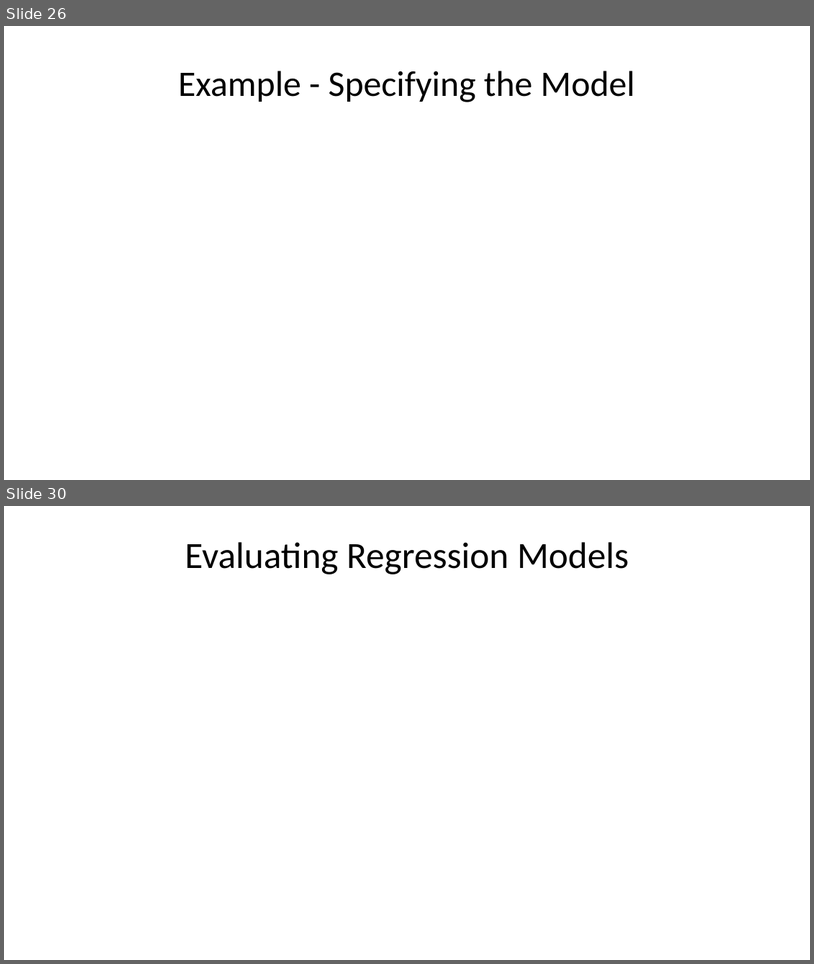
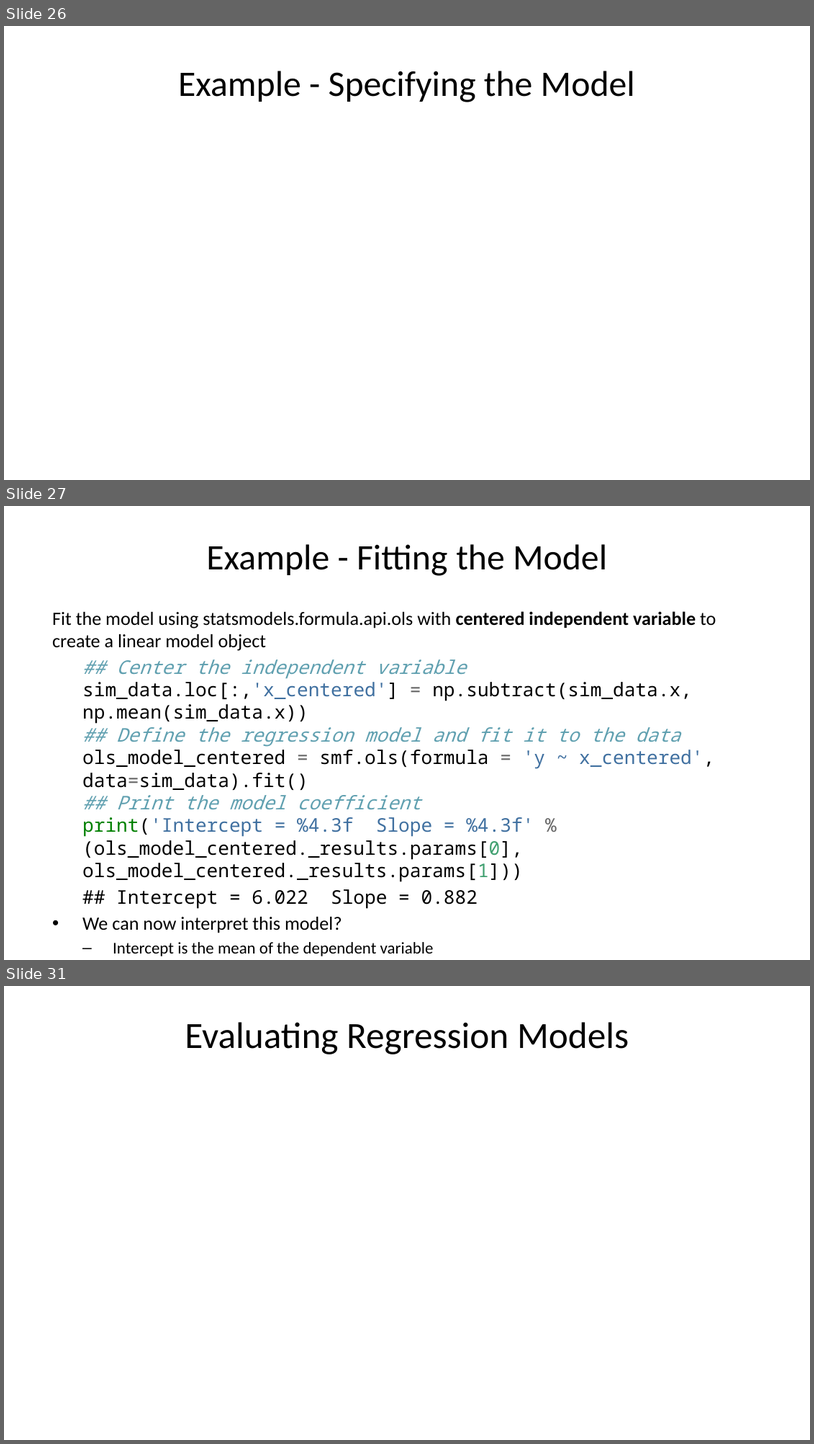
Before and after one commit to StephenElston/CSCI-E-83, a slide deck: LectureSlides/08_IntroductionToLinearModels.pptx. Shown one above the other, each under a label of ours: slides 26 and 30 before the commit, slides 26, 27 and 31 after it; the slides between them are not shown. The pictures are 814x964 and 814x1444 pixels, drawn with LibreOffice and Linux fonts; fonts in the diff are those of the drawing; grey boxes stand for pictures. Boxes give left, top, right and bottom in pixels: in the first picture for what was removed or moved away, otherwise in the second. Text is boxed around its words. In the diff, an @@ line names an element or a change of style, - is before the commit and + after.

```diff
--- a/LectureSlides/08_IntroductionToLinearModels.pptx
+++ b/LectureSlides/08_IntroductionToLinearModels.pptx
@@ slide 27 added at bbox=[4, 506, 810, 960], background #FFFFFF @@
@@ title added at bbox=[206, 544, 607, 576], 32 pt, text #000000 @@
+Example - Fitting the Model
@@ text added at bbox=[52, 611, 716, 956], 16.8 pt, text #000000 @@
+Fit the model using statsmodels.formula.api.ols with centered independent variable to create a linear model object
+## Center the independent variable
+sim_data.loc[:,'x_centered'] = np.subtract(sim_data.x, np.mean(sim_data.x))
+## Define the regression model and fit it to the data
+ols_model_centered = smf.ols(formula = 'y ~ x_centered', data=sim_data).fit()
+## Print the model coefficient
+print('Intercept = %4.3f Slope = %4.3f' % (ols_model_centered._results.params[0], ols_model_centered._results.params[1]))
+## Intercept = 6.022 Slope = 0.882
+• We can now interpret this model?
+  – Intercept is the mean of the dependent variable
+  – Slope is the rate of change of the dependent variable for unit change in independent variable
@@ what was slide 30 is now slide 31 @@
```
Also in this commit, not shown: 11 slides changed, 1 slide removed.
